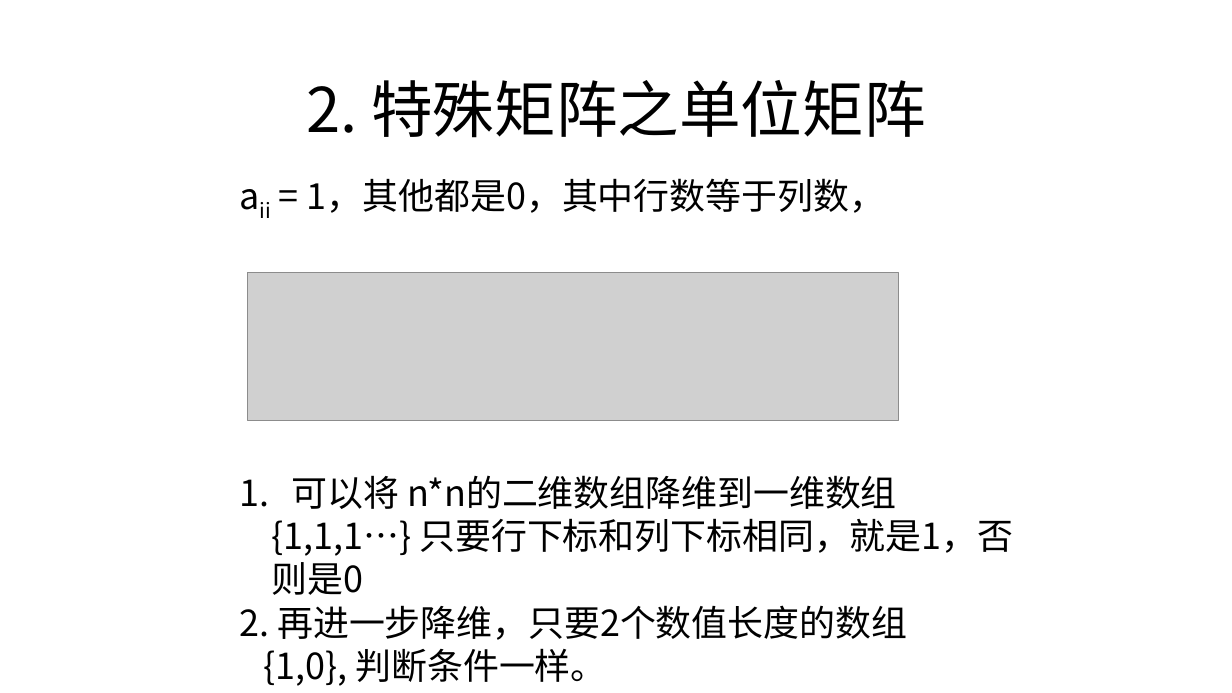
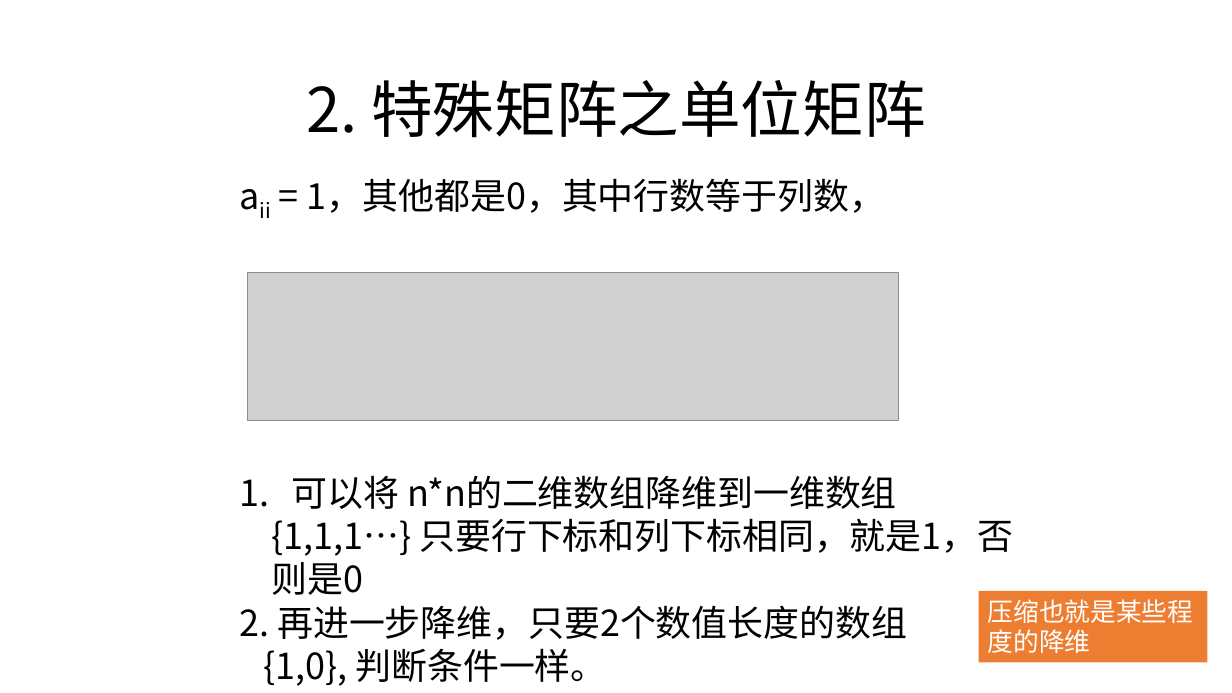
Before and after one commit to zjyesir/hmc_data_structure, a slide deck: slide 8 of ppt/5.数组和广义表.pptx. Drawn at 1232x693 pixels with LibreOffice and Linux fonts; fonts in the diff are those of the drawing; grey boxes stand for pictures; background and template pictures are left out. Boxes give left, top, right and bottom in pixels: in the first picture for what was removed or moved away, otherwise in the second. Text is boxed around its words. In the diff, an @@ line names an element or a change of style, - is before the commit and + after.

```diff
--- a/ppt/5.数组和广义表.pptx
+++ b/ppt/5.数组和广义表.pptx
@@ rectangle added at [979,592,1208,663], fill #ED7D31, 20 pt, text #FFFFFF @@
+压缩也就是某些程度的降维
```
Also in this commit, not shown: 2 other slides changed, 6 slides added, 2 slides removed, 3 other files.
